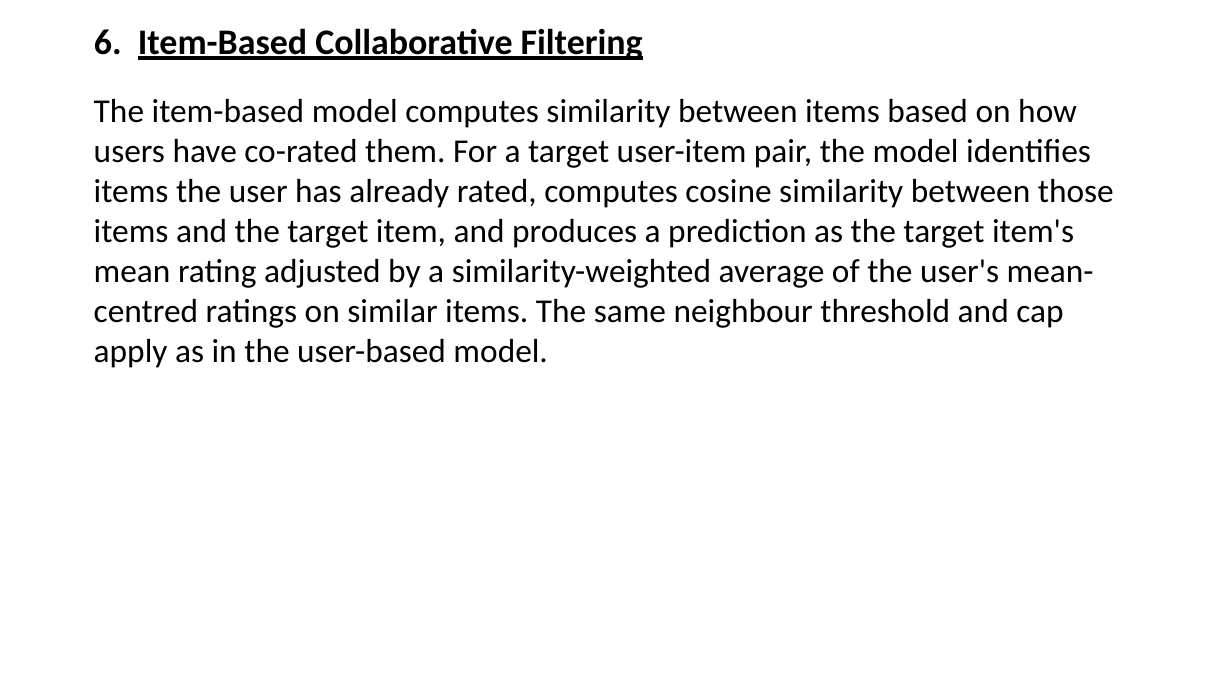
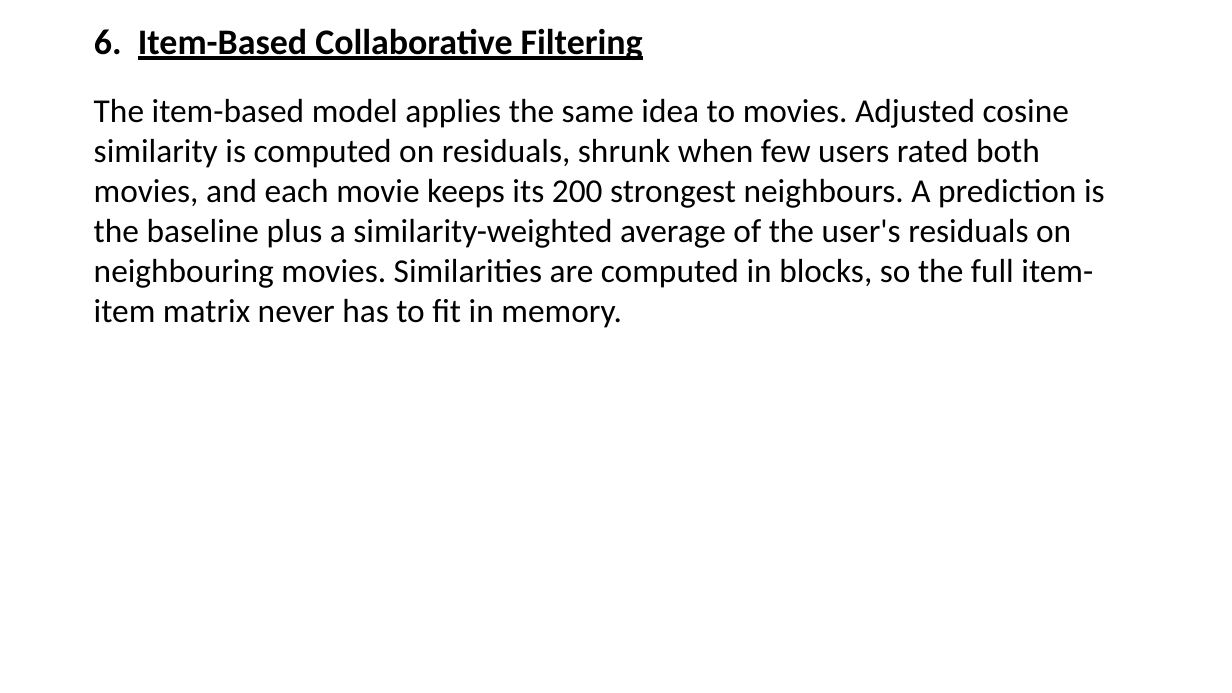
Before and after one commit to BillyGeros94/movie-recommendation-system, a slide deck: slide 8 of presentation/Recommender Presentation.pptx. Drawn at 1232x693 pixels with LibreOffice and Linux fonts; fonts in the diff are those of the drawing. Boxes give left, top, right and bottom in pixels: in the first picture for what was removed or moved away, otherwise in the second. Text is boxed around its words. In the diff, an @@ line names an element or a change of style, - is before the commit and + after.

Commit message:
Fix evaluation, add baselines, tests and training pipeline

```diff
--- a/presentation/Recommender Presentation.pptx
+++ b/presentation/Recommender Presentation.pptx
@@ text at (x1=94, y1=99, x2=1105, y2=328): text changed @@
-The item-based model computes similarity between items based on how users have co-rated them. For a target user-item pair, the model identifies items the user has already rated, computes cosine similarity between those items and the target item, and produces a prediction as the target item's mean rating adjusted by a similarity-weighted average of the user's mean-centred ratings on similar items. The same neighbour threshold and cap apply as in the user-based model.
+The item-based model applies the same idea to movies. Adjusted cosine similarity is computed on residuals, shrunk when few users rated both movies, and each movie keeps its 200 strongest neighbours. A prediction is the baseline plus a similarity-weighted average of the user's residuals on neighbouring movies. Similarities are computed in blocks, so the full item-item matrix never has to fit in memory.
```
Also in this commit, not shown: 8 other slides changed, 2 slides added, 37 other files.
